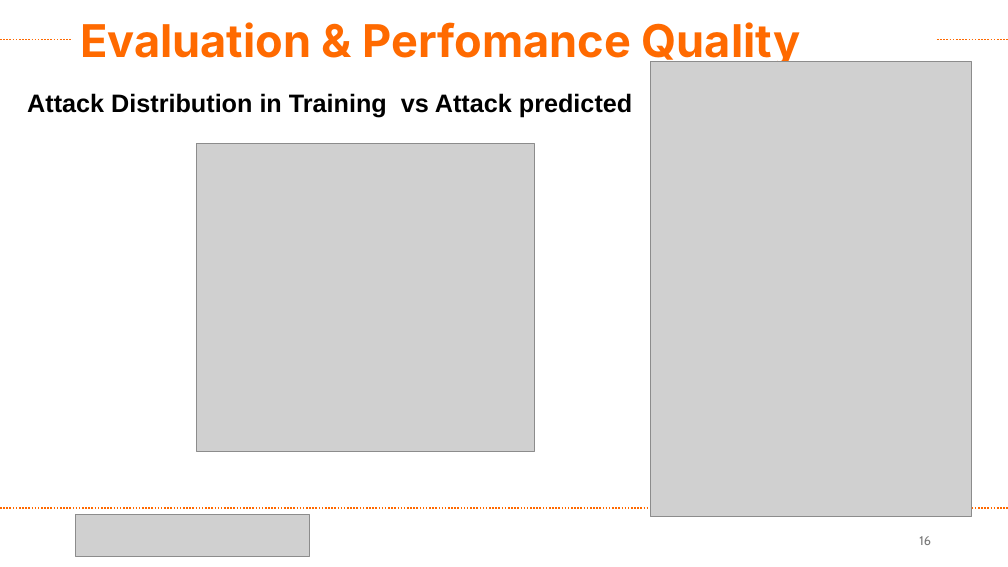
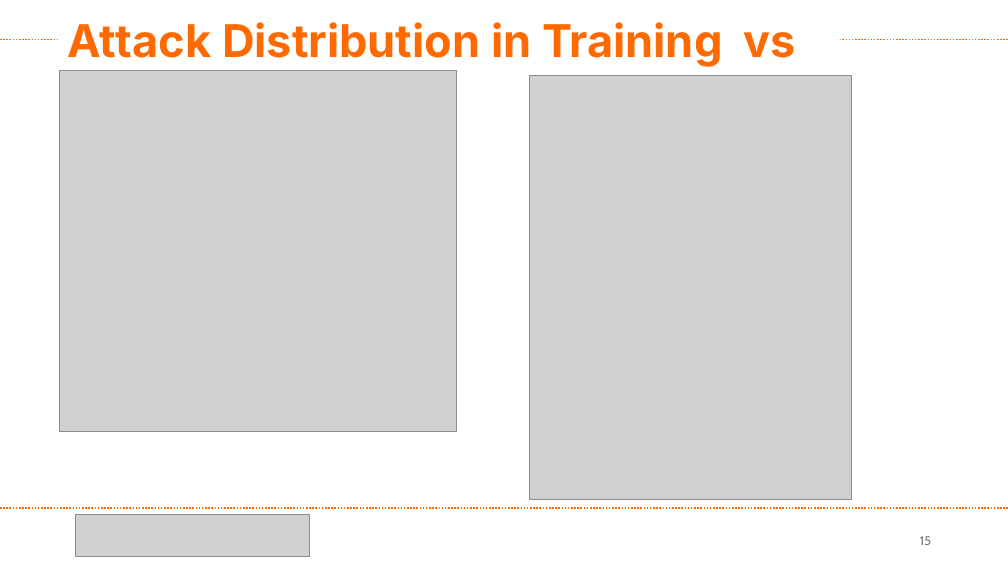
Before and after one commit to NoahRau/AIandSec_Project3, a slide deck: slide 15 of AIandSecurity.pptx (slide 16 before the commit). Drawn at 1008x567 pixels with LibreOffice and Linux fonts; fonts in the diff are those of the drawing; grey boxes stand for pictures. Boxes give left, top, right and bottom in pixels: in the first picture for what was removed or moved away, otherwise in the second. Text is boxed around its words. In the diff, an @@ line names an element or a change of style, - is before the commit and + after.

```diff
--- a/AIandSecurity.pptx
+++ b/AIandSecurity.pptx
@@ text at bbox=[67, 22, 796, 123]: text changed; size 24 to 43 pt; font Arial to Inter; text colour #000000 to #FF6A00 @@
-Attack Distribution in Training vs Attack predicted
+Attack Distribution in Training vs Attack
@@ text removed at bbox=[80, 22, 800, 67] @@
-Evaluation & Perfomance Quality
@@ picture: place and size @@
-picture at bbox=[197, 144, 534, 451]
+picture at bbox=[60, 70, 456, 432]
@@ picture: place and size @@
-picture at bbox=[650, 61, 972, 516]
+picture at bbox=[530, 76, 851, 499]
@@ page number at bbox=[920, 536, 931, 545]: text changed @@
-16
+15
```
Also in this commit, not shown: 3 other slides changed, 1 slide removed, 4 other files.
